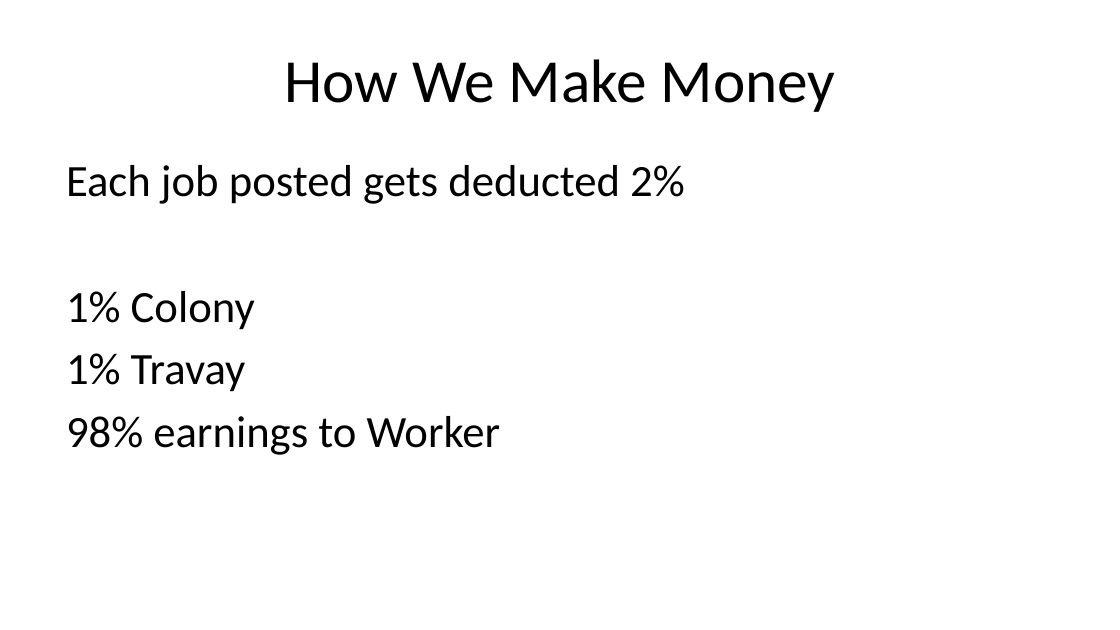
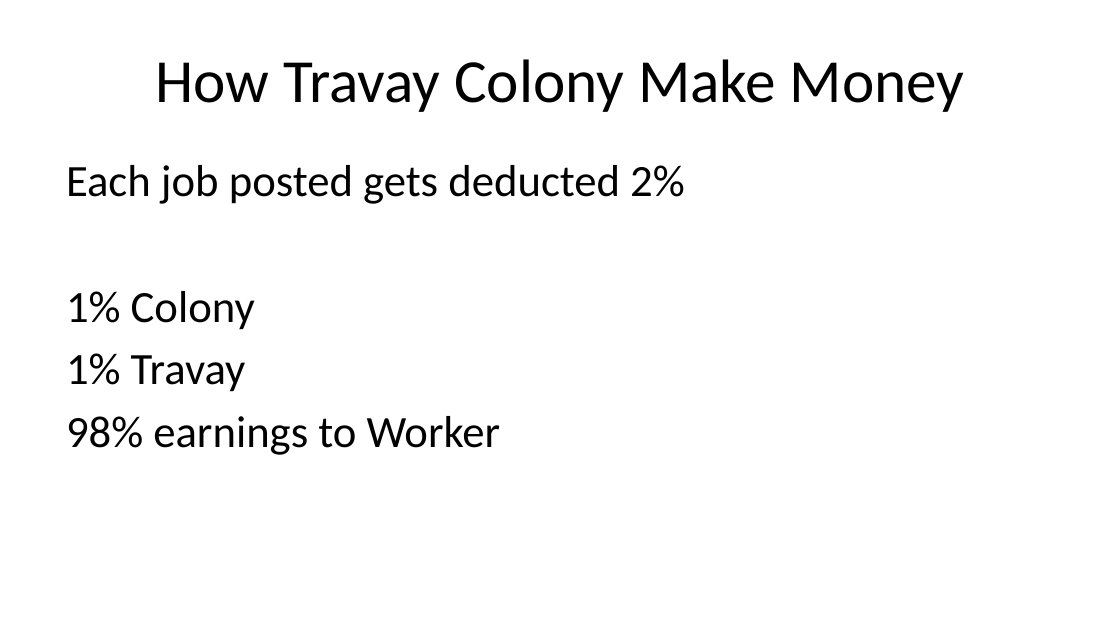
Before and after one commit to farahbrunache/travay-colony-vuejs-dapp, a slide deck: slide 9 of presentation/deck-v3.pptx. Drawn at 1120x630 pixels with LibreOffice and Linux fonts; fonts in the diff are those of the drawing. Boxes give left, top, right and bottom in pixels: in the first picture for what was removed or moved away, otherwise in the second. Text is boxed around its words. In the diff, an @@ line names an element or a change of style, - is before the commit and + after.

```diff
--- a/presentation/deck-v3.pptx
+++ b/presentation/deck-v3.pptx
@@ title at [155, 59, 965, 112]: text changed @@
-How We Make Money
+How Travay Colony Make Money
```
Also in this commit, not shown: 4 other slides changed, 30 other files.
